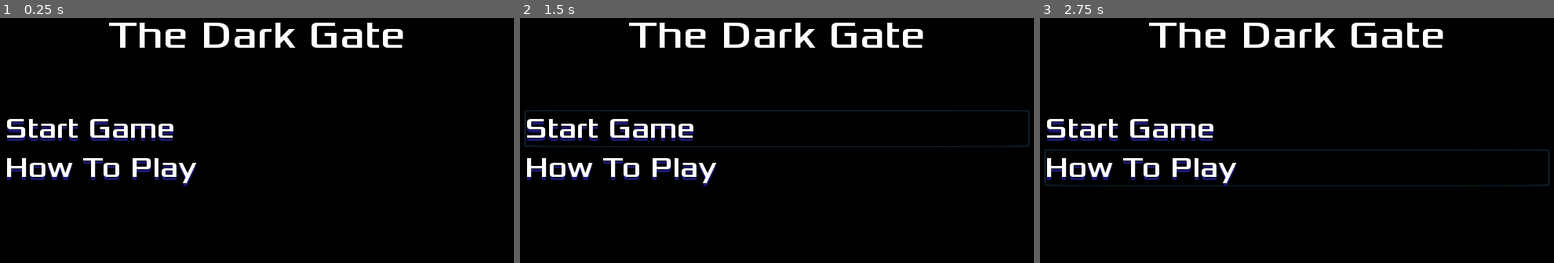
Above: before the commit, frames 1-3 (left to right).
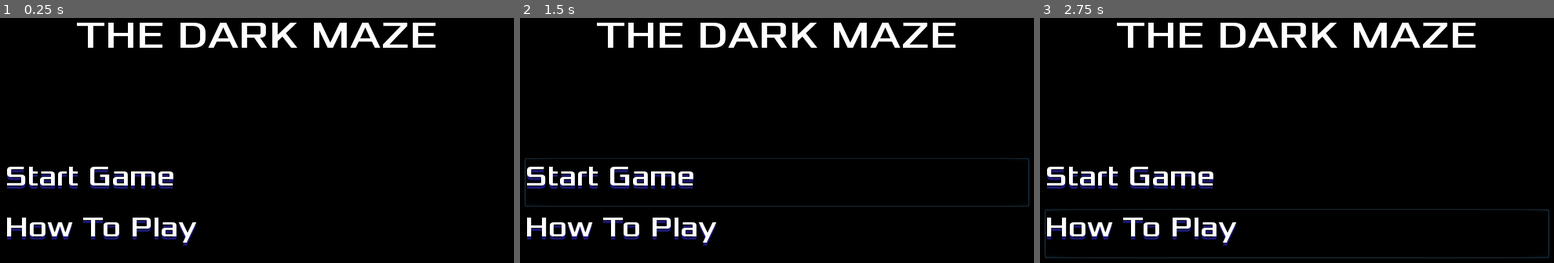
Above: after the commit, the same moments.

Repository: Nhat180/MazeGame
Game: Godot game, scene res://UI/Title screen/TitleScreen.tscn
Two runs of this game, one before a commit and one after it. Both use one fixed random seed, a clock stepped at 60 frames per second and the inputs below. This scene is started directly instead of the project's main scene.
Inputs:
- Up to frame 1 (0.25 s): no input
- Up to frame 2 (1.5 s): click "Start Game" at 0.5 s; click "Start Game" at 1.25 s
- Up to frame 3 (2.75 s): click "How To Play" at 2 s

The runs differ from the first frame. In frame 1, 8.8% of the frame differs, in the area x 1-85%, y 1-93%; in frame 2, 10%; in frame 3, 10%, in the area x 0-100%, y 1-99%.

Commit message:
Fix GameTile label bugs alignment

Diff:
--- a/UI/Title screen/Button/MenuButton.tscn
+++ b/UI/Title screen/Button/MenuButton.tscn
@@ -9,7 +9,7 @@
 [node name="MenuButton" type="Button"]
 margin_right = 824.0
 margin_bottom = 60.0
-rect_min_size = Vector2( 360, 60 )
+rect_min_size = Vector2( 360, 80 )
 flat = true
 __meta__ = {
 "_edit_use_anchors_": false
--- a/UI/Title screen/TitleScreen.tscn
+++ b/UI/Title screen/TitleScreen.tscn
@@ -32,28 +32,31 @@
 "_edit_use_anchors_": false
 }
 
-[node name="GameName" type="Label" parent="Menu"]
+[node name="GameTitle" type="Label" parent="Menu"]
 margin_right = 824.0
-margin_bottom = 159.0
+margin_bottom = 78.0
 custom_fonts/font = SubResource( 1 )
-text = "The Dark Gate
-"
+text = "The Dark Maze"
 align = 1
+uppercase = true
 
 [node name="CenterRow" type="HBoxContainer" parent="Menu"]
-margin_top = 163.0
+margin_top = 82.0
 margin_right = 824.0
 margin_bottom = 560.0
 size_flags_vertical = 3
 
 [node name="Buttons" type="VBoxContainer" parent="Menu/CenterRow"]
 margin_right = 824.0
-margin_bottom = 397.0
+margin_bottom = 478.0
 size_flags_horizontal = 3
 size_flags_vertical = 3
+alignment = 1
 
 [node name="StartGame" parent="Menu/CenterRow/Buttons" instance=ExtResource( 3 )]
+margin_top = 157.0
+margin_bottom = 237.0
 
 [node name="Guide" parent="Menu/CenterRow/Buttons" instance=ExtResource( 2 )]
-margin_top = 64.0
-margin_bottom = 124.0
+margin_top = 241.0
+margin_bottom = 321.0
